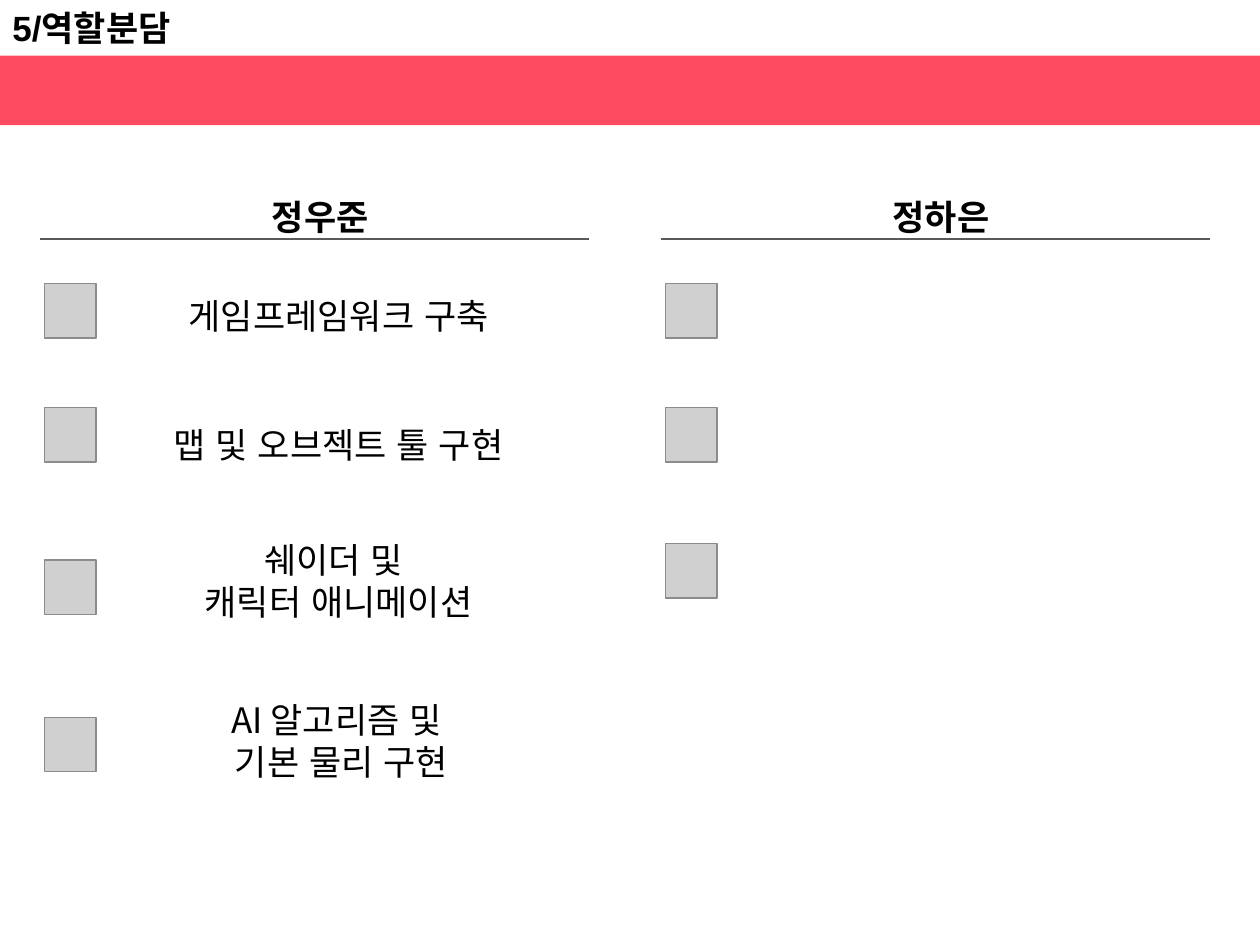
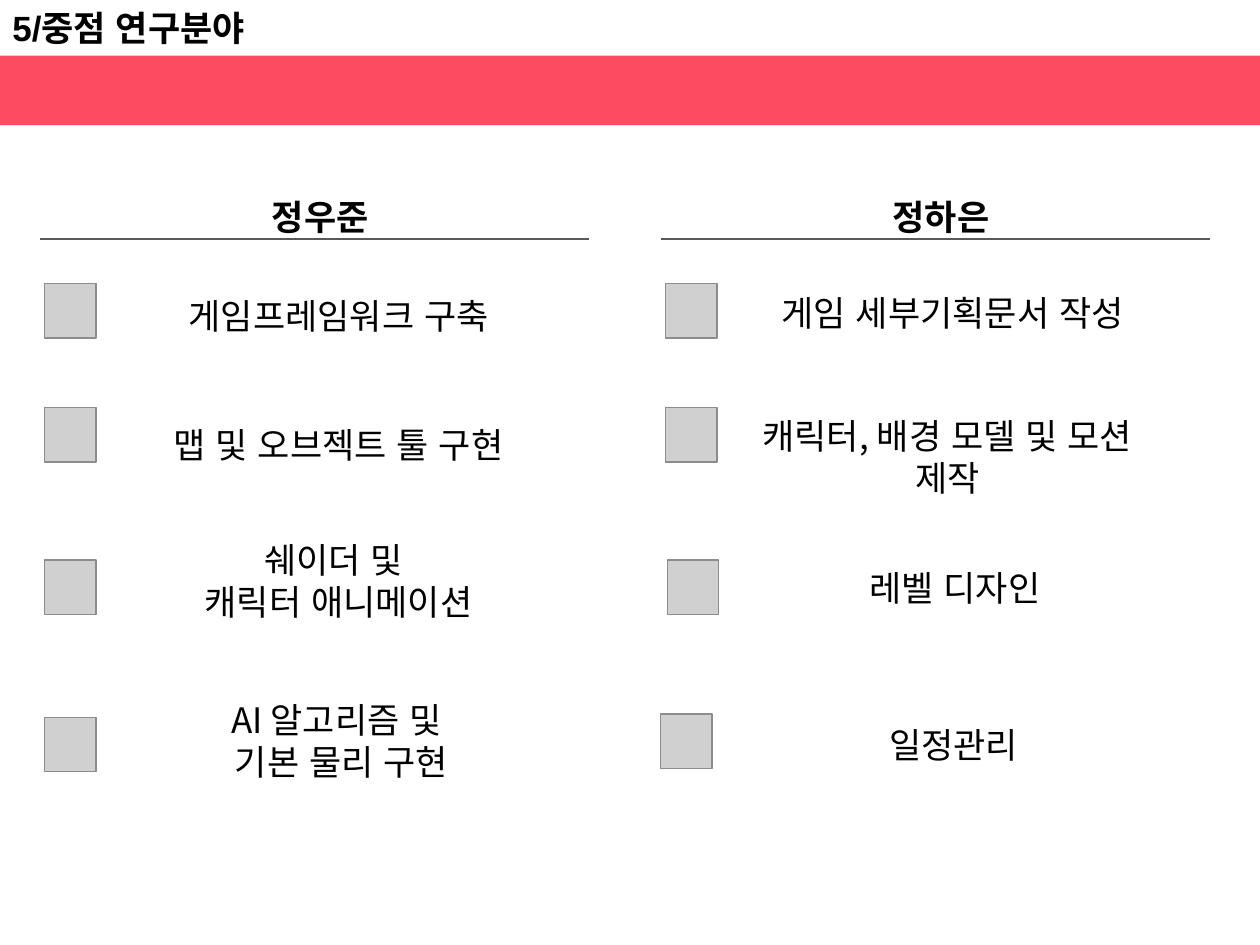
Before and after one commit to haeunjung/Team_Project, a slide deck: slide 17 of 기획문서/게임 제안서.pptx. Drawn at 1260x945 pixels with LibreOffice and Linux fonts; fonts in the diff are those of the drawing; grey boxes stand for pictures. Boxes give left, top, right and bottom in pixels: in the first picture for what was removed or moved away, otherwise in the second. Text is boxed around its words. In the diff, an @@ line names an element or a change of style, - is before the commit and + after.

Commit message:
11.30
역할분담 부분 수정

```diff
--- a/기획문서/게임 제안서.pptx
+++ b/기획문서/게임 제안서.pptx
@@ text at (x1=12, y1=11, x2=245, y2=44): text changed @@
-5/역할분담
+5/중점 연구분야
@@ text added at (x1=782, y1=296, x2=1123, y2=329), 20 pt, text #000000 @@
+게임 세부기획문서 작성
@@ text added at (x1=762, y1=420, x2=1132, y2=494), 20 pt, text #000000 @@
+캐릭터, 배경 모델 및 모션 제작
@@ picture moved from (x1=665, y1=543, x2=717, y2=597) to (x1=668, y1=561, x2=719, y2=615) @@
@@ text added at (x1=869, y1=572, x2=1040, y2=604), 20 pt, text #000000 @@
+레벨 디자인
@@ picture added at (x1=660, y1=714, x2=712, y2=769) @@
@@ text added at (x1=889, y1=729, x2=1018, y2=761), 20 pt, text #000000 @@
+일정관리
```
Also in this commit, not shown: 1 other slide changed.
